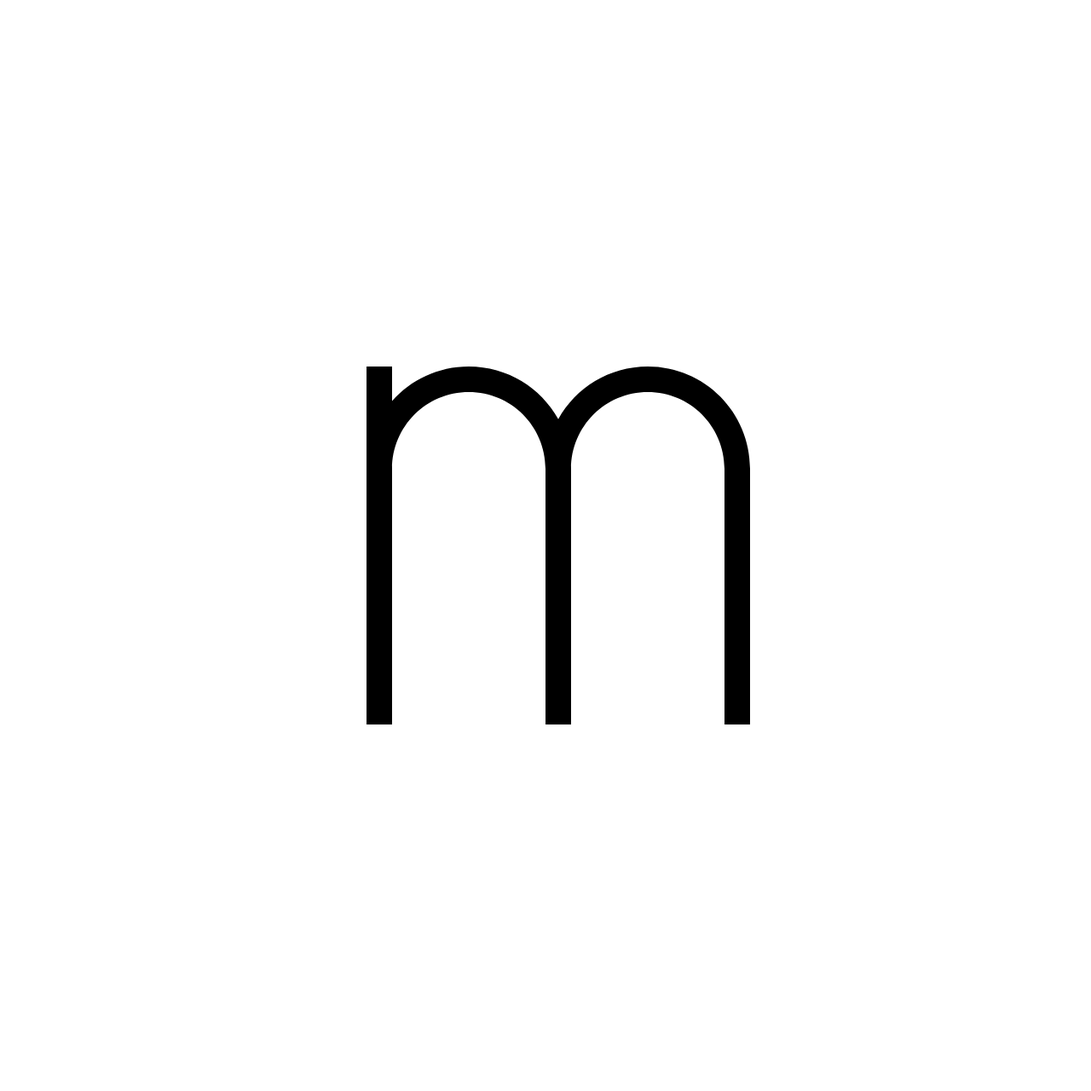
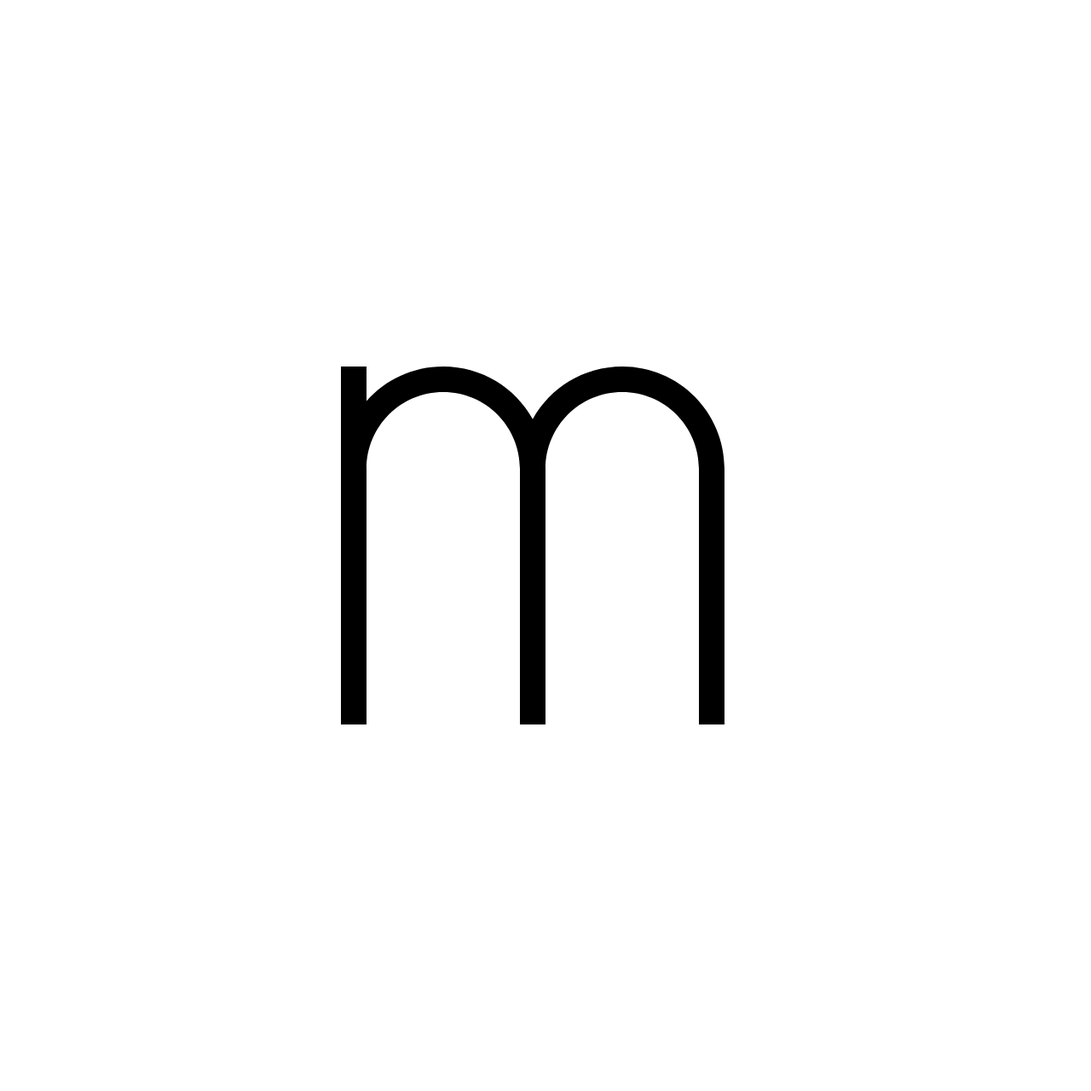
Layers edited between the first and the second 1091px x 1091px image:
pixels changed over bbox(341, 366, 751, 725) (layer not identified)
